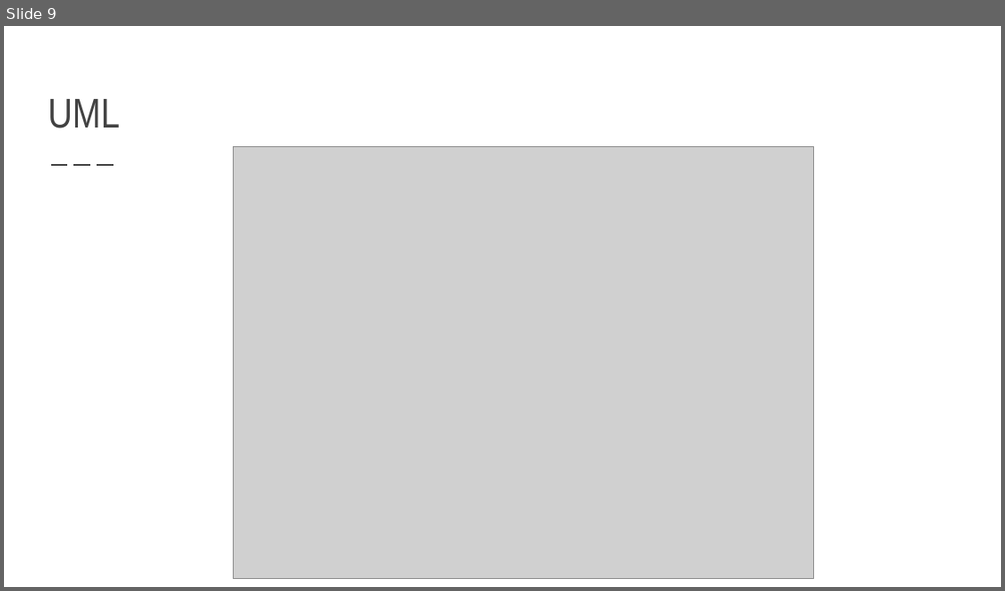
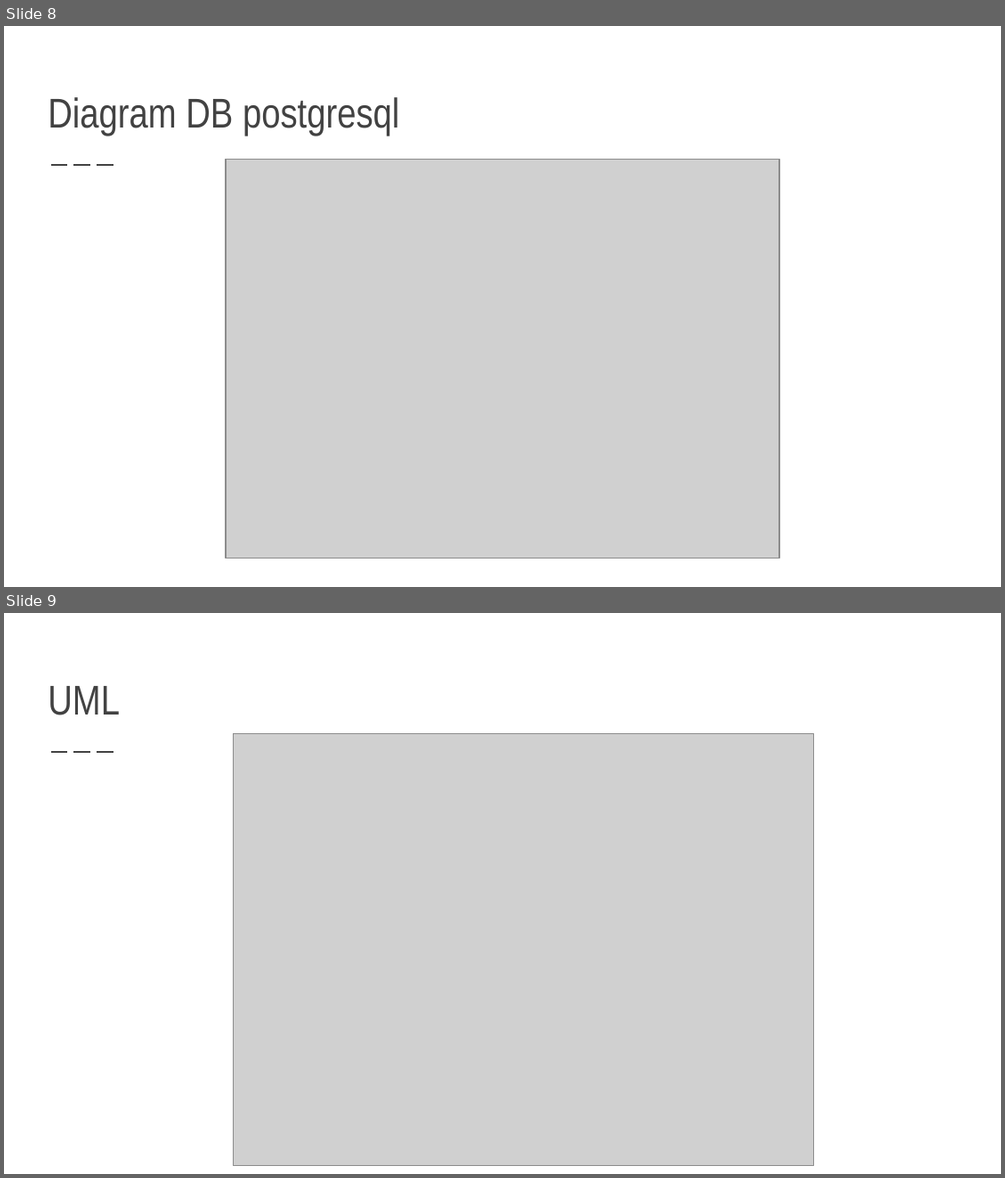
Before and after one commit to llecorps/biblio_projo, a slide deck: doc/SOA BIBLIO.pptx. Shown one above the other, each under a label of ours: slide 9 before the commit, slides 8 and 9 after it. The pictures are 1005x591 and 1005x1178 pixels, drawn with LibreOffice and Linux fonts; fonts in the diff are those of the drawing; grey boxes stand for pictures. Boxes give left, top, right and bottom in pixels: in the first picture for what was removed or moved away, otherwise in the second. Text is boxed around its words. In the diff, an @@ line names an element or a change of style, - is before the commit and + after.

```diff
--- a/doc/SOA BIBLIO.pptx
+++ b/doc/SOA BIBLIO.pptx
@@ slide 8 added at (4, 26, 1001, 587), background #FFFFFF; not listed: 1 template element that a slide beside it also shows @@
@@ title added at (48, 97, 399, 136), 30 pt, text #424242 @@
+Diagram DB postgresql
@@ picture added at (226, 159, 778, 558) @@
```
Also in this commit, not shown: 1 slide removed, 24 other files.
